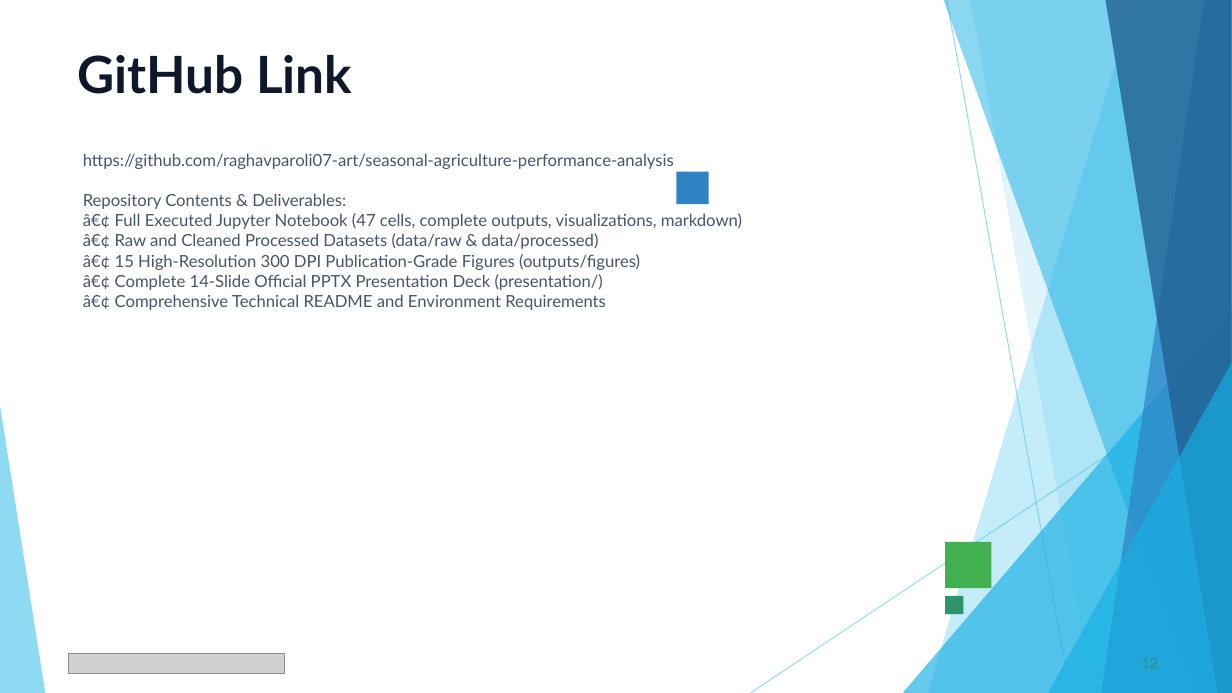
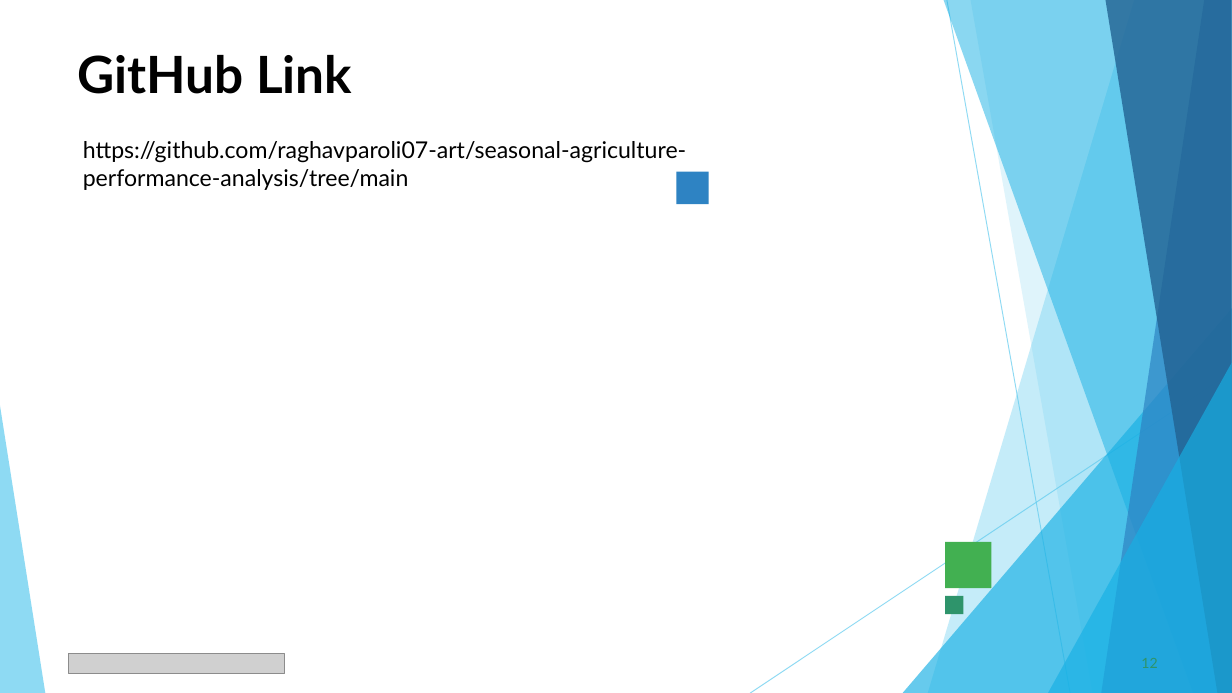
Before and after one commit to raghavparoli07-art/seasonal-agriculture-performance-analysis, a slide deck: slide 12 of presentation/Seasonal_Agriculture_Performance_Analysis.pptx. Drawn at 1232x693 pixels with LibreOffice and Linux fonts; fonts in the diff are those of the drawing; grey boxes stand for pictures. Boxes give left, top, right and bottom in pixels: in the first picture for what was removed or moved away, otherwise in the second. Text is boxed around its words. In the diff, an @@ line names an element or a change of style, - is before the commit and + after.

```diff
--- a/presentation/Seasonal_Agriculture_Performance_Analysis.pptx
+++ b/presentation/Seasonal_Agriculture_Performance_Analysis.pptx
@@ title "GitHub Link" at [78, 55, 352, 94]: text colour #0F172A to #000000 @@
@@ text at [83, 141, 686, 190]: text changed; size 13 to 18 pt; text colour #475569 to #000000 @@
-https://github.com/raghavparoli07-art/seasonal-agriculture-performance-analysis
-Repository Contents & Deliverables:
-â€¢ Full Executed Jupyter Notebook (47 cells, complete outputs, visualizations, markdown)
-â€¢ Raw and Cleaned Processed Datasets (data/raw & data/processed)
-â€¢ 15 High-Resolution 300 DPI Publication-Grade Figures (outputs/figures)
-â€¢ Complete 14-Slide Official PPTX Presentation Deck (presentation/)
-â€¢ Comprehensive Technical README and Environment Requirements
+https://github.com/raghavparoli07-art/seasonal-agriculture-performance-analysis/tree/main
```
Also in this commit, not shown: 10 other slides changed, 3 slides added, 3 slides removed.
